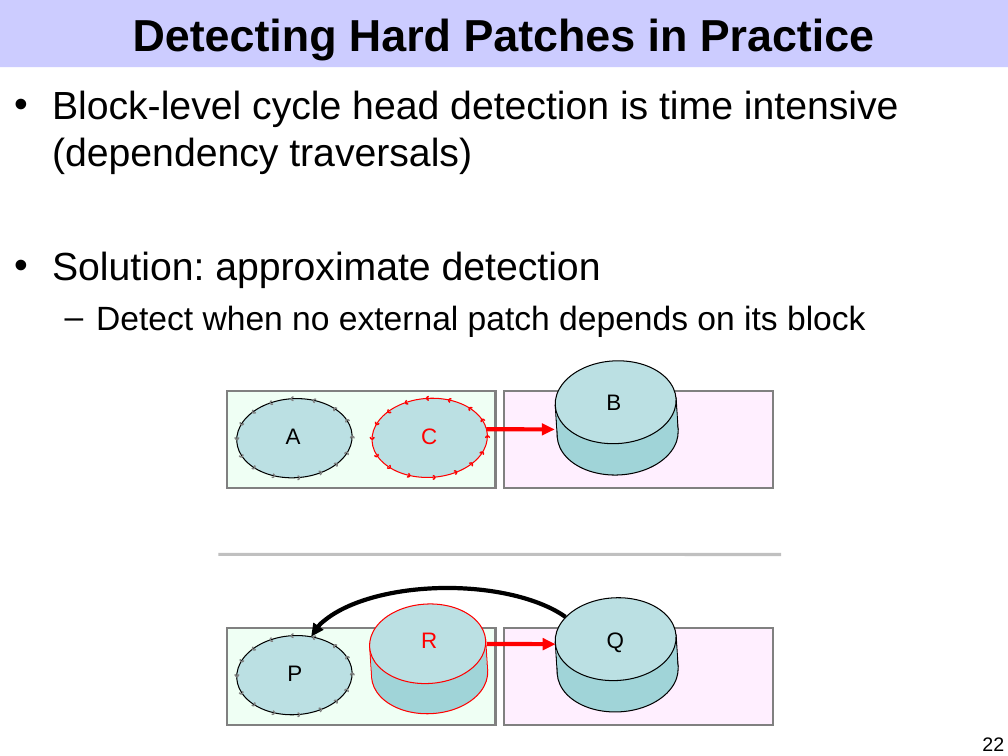
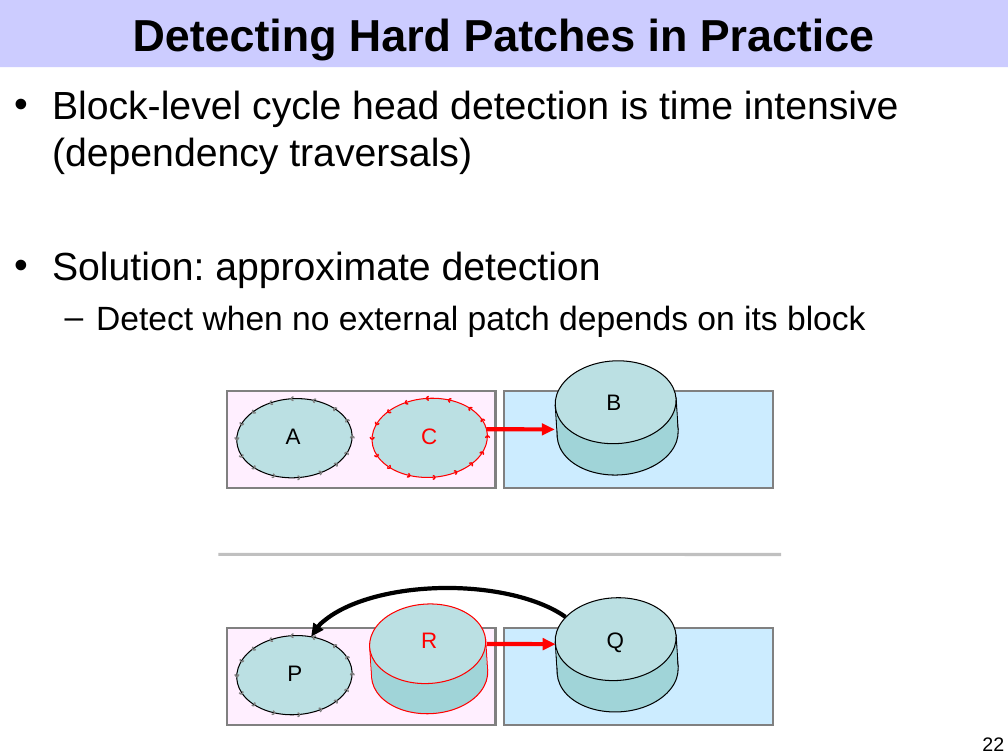
Before and after one commit to ucla-readable/fstitch-doc, a slide deck: slide 22 of sosp/pres.ppt. Drawn at 1008x756 pixels with LibreOffice and Linux fonts; fonts in the diff are those of the drawing. Boxes give left, top, right and bottom in pixels: in the first picture for what was removed or moved away, otherwise in the second. Text is boxed around its words. In the diff, an @@ line names an element or a change of style, - is before the commit and + after.

```diff
--- a/sosp/pres.ppt
+++ b/sosp/pres.ppt
@@ rectangle at <box>227,391,496,489</box>: fill #EFFFF4 to #FFEFFF @@
@@ rectangle at <box>504,391,773,489</box>: fill #FFEFFF to #CCECFF @@
@@ rectangle at <box>227,628,496,725</box>: fill #EFFFF4 to #FFEFFF @@
@@ rectangle at <box>504,628,773,725</box>: fill #FFEFFF to #CCECFF @@
```
Also in this commit, not shown: 14 other slides changed.
